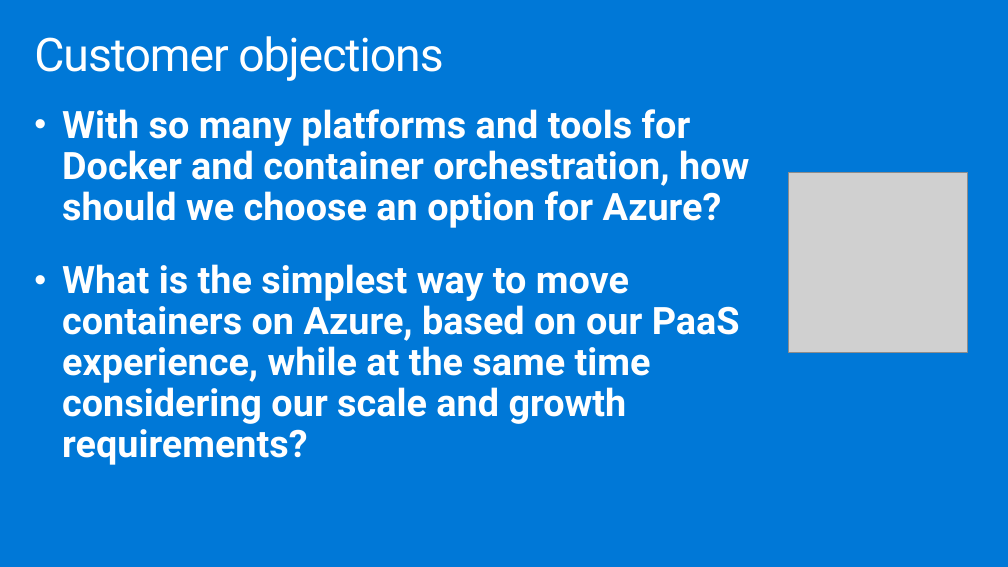
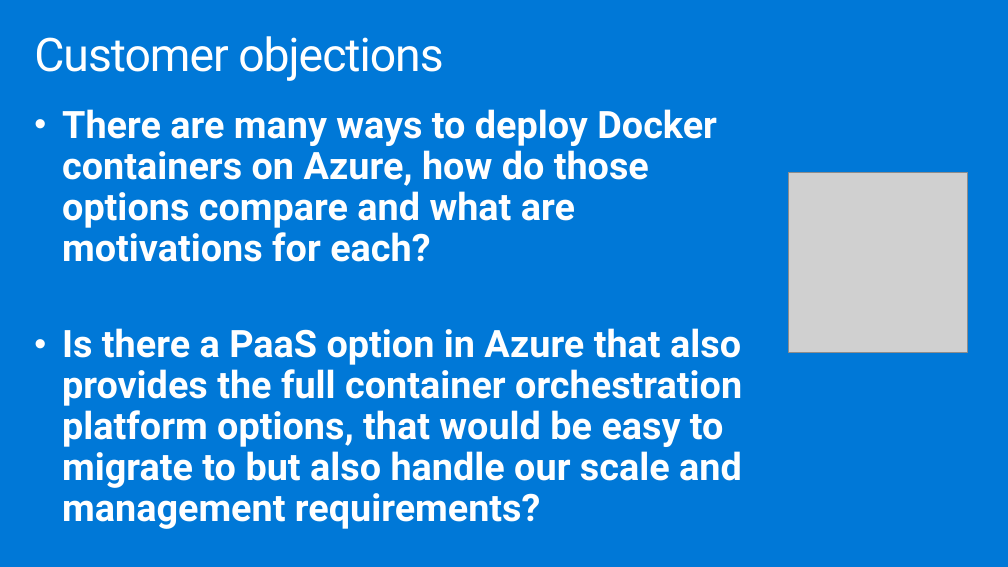
Before and after one commit to yaoshixin007/MCW-Containers-and-DevOps, a slide deck: slide 11 of Whiteboard design session/WDS trainer presentation - Containers and DevOps.pptx (slide 12 before the commit). Drawn at 1008x567 pixels with LibreOffice and Linux fonts; fonts in the diff are those of the drawing; grey boxes stand for pictures. Boxes give left, top, right and bottom in pixels: in the first picture for what was removed or moved away, otherwise in the second. Text is boxed around its words. In the diff, an @@ line names an element or a change of style, - is before the commit and + after.

```diff
--- a/Whiteboard design session/WDS trainer presentation - Containers and DevOps.pptx
+++ b/Whiteboard design session/WDS trainer presentation - Containers and DevOps.pptx
@@ text at bbox=[62, 109, 742, 529]: text changed @@
-• With so many platforms and tools for Docker and container orchestration, how should we choose an option for Azure?
-• What is the simplest way to move containers on Azure, based on our PaaS experience, while at the same time considering our scale and growth requirements?
+• There are many ways to deploy Docker containers on Azure, how do those options compare and what are motivations for each?
+• Is there a PaaS option in Azure that also provides the full container orchestration platform options, that would be easy to migrate to but also handle our scale and management requirements?
```
Also in this commit, not shown: 8 other slides changed, 1 slide removed, 8 other files.
